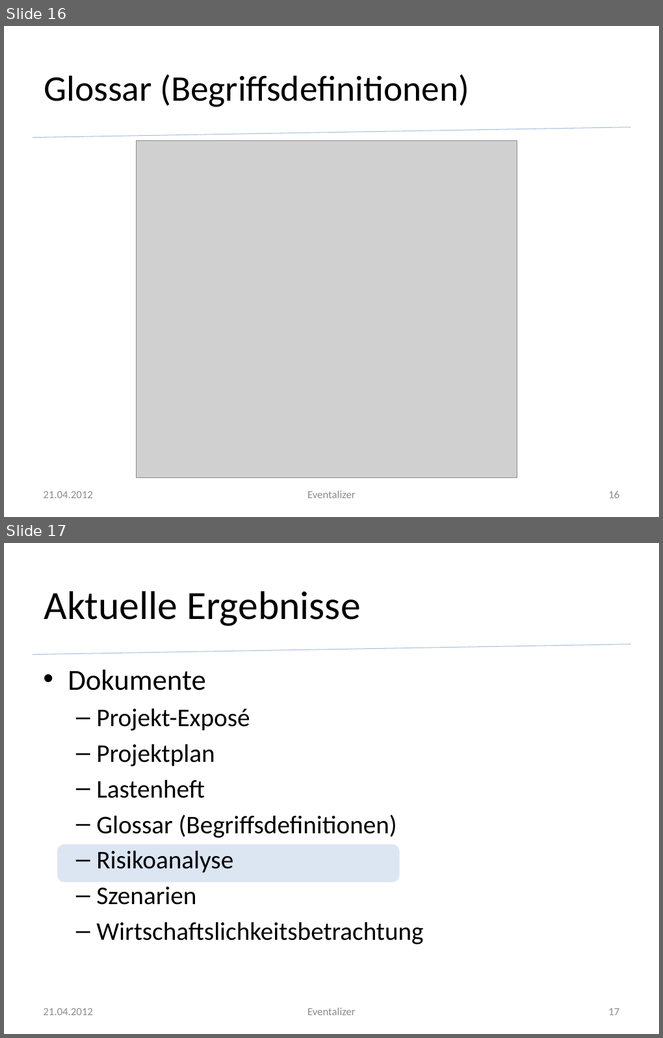
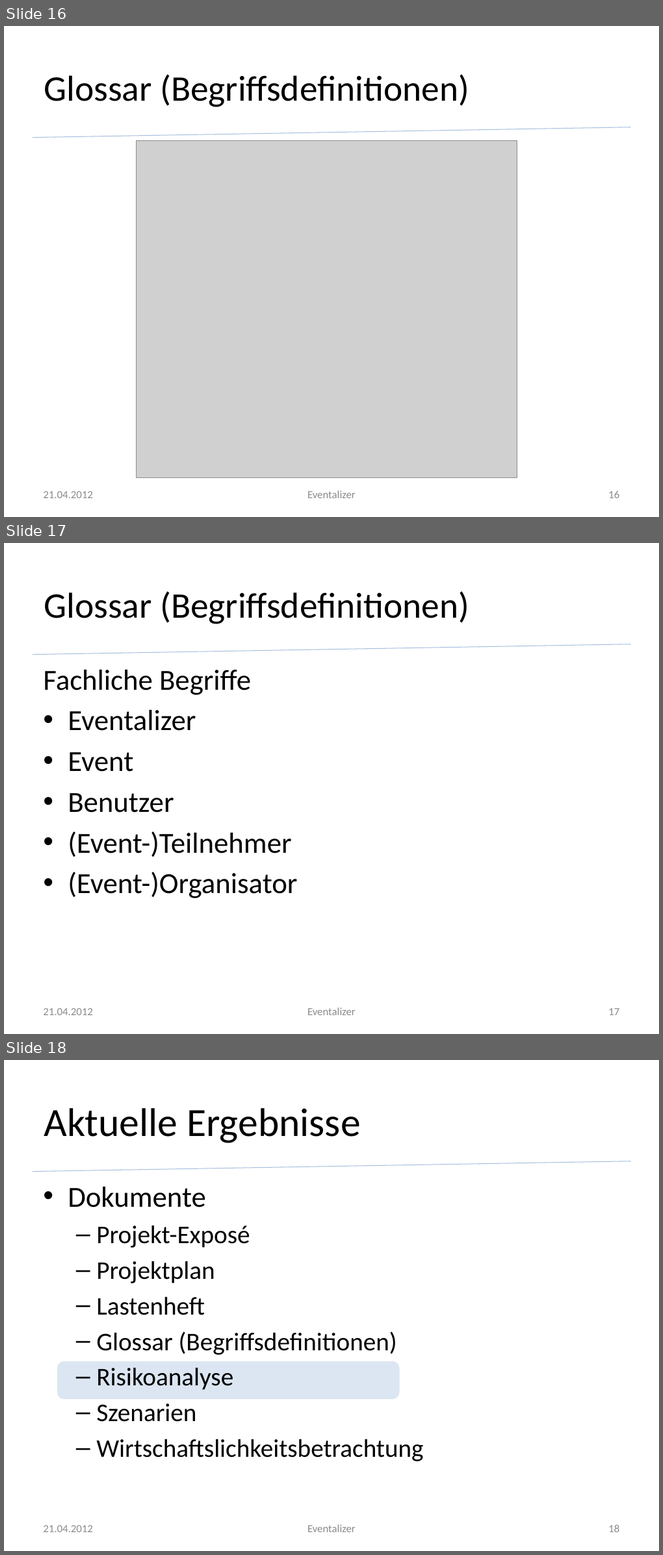
Before and after one commit to silkslostsoul/Eventalizer, a slide deck: Dokumente/Zwischenstand zum 2012 04 21 (2).pptx. Shown one above the other, each under a label of ours: slides 16 and 17 before the commit, slides 16, 17 and 18 after it. The pictures are 663x1038 and 663x1555 pixels, drawn with LibreOffice and Linux fonts; fonts in the diff are those of the drawing; grey boxes stand for pictures; background and template pictures are left out. Boxes give left, top, right and bottom in pixels: in the first picture for what was removed or moved away, otherwise in the second. Text is boxed around its words. In the diff, an @@ line names an element or a change of style, - is before the commit and + after.

```diff
--- a/Dokumente/Zwischenstand zum 2012 04 21 (2).pptx
+++ b/Dokumente/Zwischenstand zum 2012 04 21 (2).pptx
@@ slide 17 added at <box>4,543,659,1034</box>, background #FFFFFF; not listed: 1 template element that a slide beside it also shows @@
@@ title added at <box>44,591,469,624</box>, 39.6 pt, text #000000 @@
+Glossar (Begriffsdefinitionen)
@@ text added at <box>43,670,297,899</box>, 32 pt, text #000000 @@
+Fachliche Begriffe
+• Eventalizer
+• Event
+• Benutzer
+• (Event-)Teilnehmer
+• (Event-)Organisator
@@ text added at <box>43,1008,92,1016</box>, 12 pt, text #8C8C8C @@
+21.04.2012
@@ text added at <box>308,1008,356,1016</box>, 12 pt, text #8C8C8C @@
+Eventalizer
@@ page number added at <box>608,1008,620,1016</box>, 12 pt, text #8C8C8C @@
+17
@@ what was slide 17 is now slide 18 @@
@@ page number at <box>608,1525,620,1533</box>: text changed @@
-17
+18
```
Also in this commit, not shown: 1 other file.
